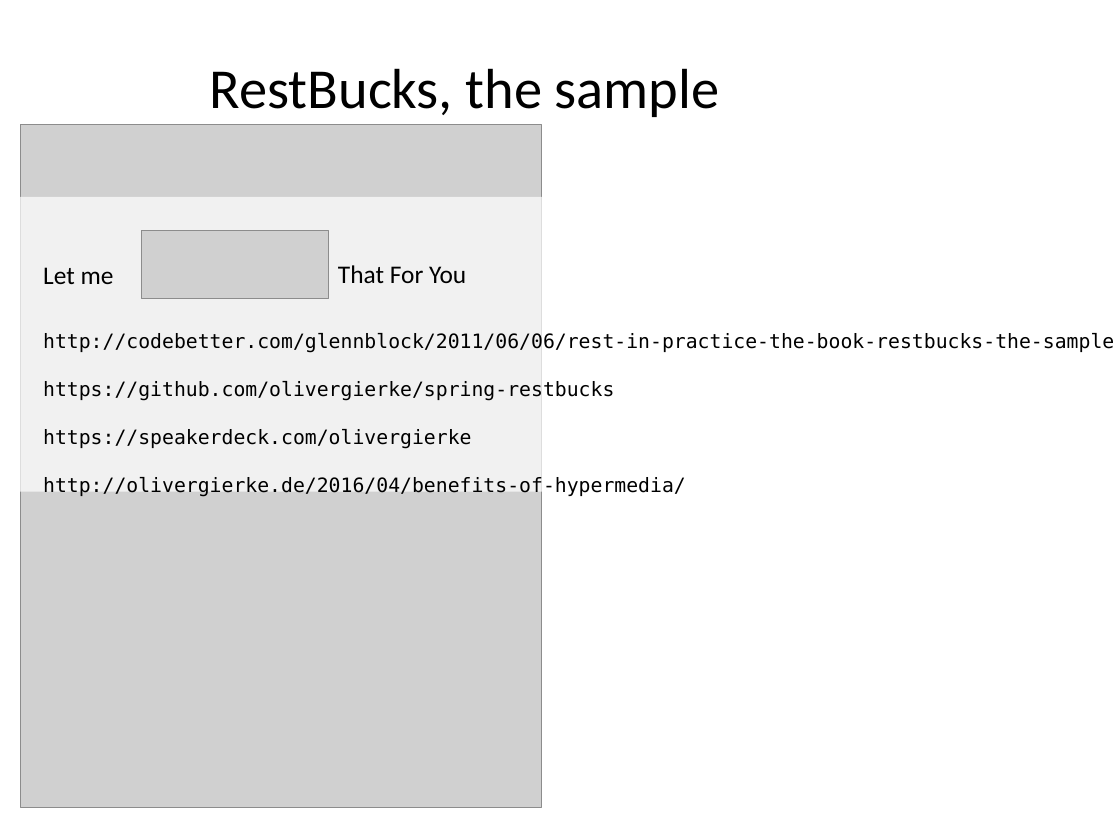
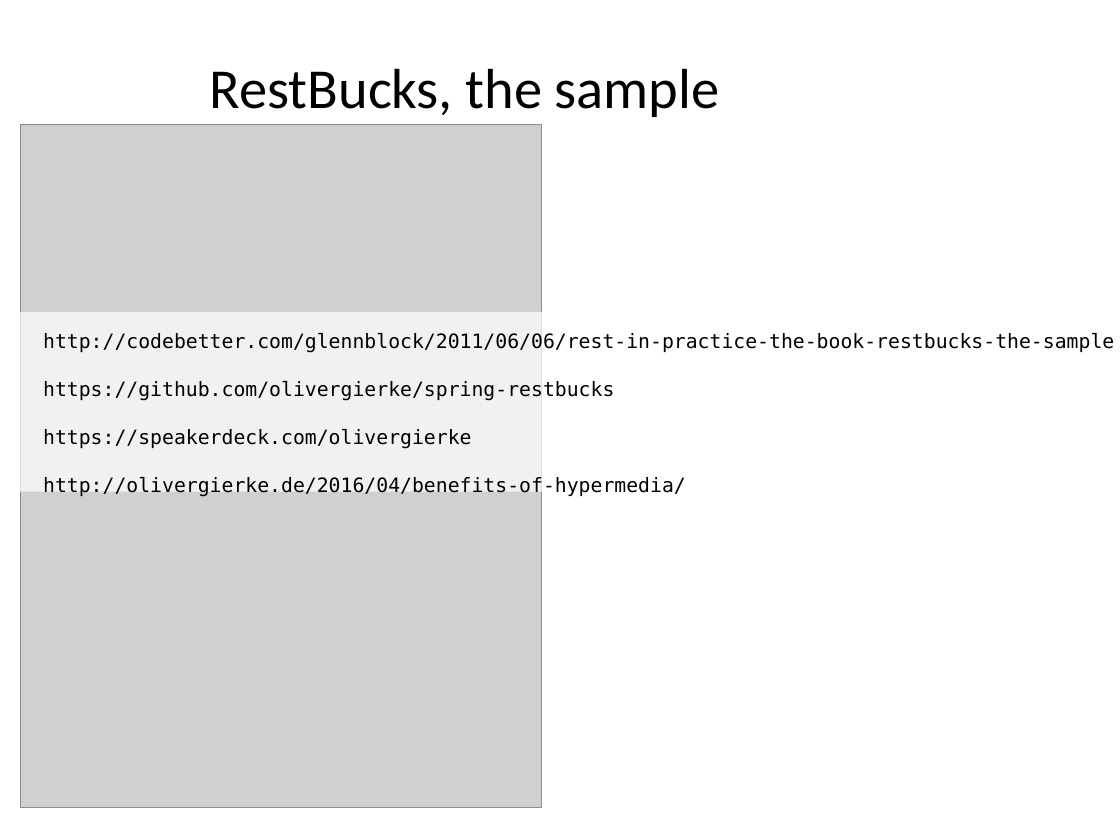
Before and after one commit to xdoo/schema_evolution_demo, a slide deck: slide 23 of Folien.odp (slide 12 before the commit). Drawn at 1120x840 pixels with LibreOffice and Linux fonts; fonts in the diff are those of the drawing; grey boxes stand for pictures. Boxes give left, top, right and bottom in pixels: in the first picture for what was removed or moved away, otherwise in the second. Text is boxed around its words. In the diff, an @@ line names an element or a change of style, - is before the commit and + after.

```diff
--- a/Folien.odp
+++ b/Folien.odp
@@ picture removed at bbox=[141, 230, 329, 299] @@
@@ text removed at bbox=[43, 267, 114, 284] @@
-Let me
@@ text removed at bbox=[338, 265, 466, 283] @@
-That For You
@@ rectangle: place and size @@
-rectangle at bbox=[0, 197, 1120, 492]
+rectangle at bbox=[0, 312, 1120, 492]
```
Also in this commit, not shown: 7 other slides changed, 21 slides added, 2 slides removed, 1 other file.
